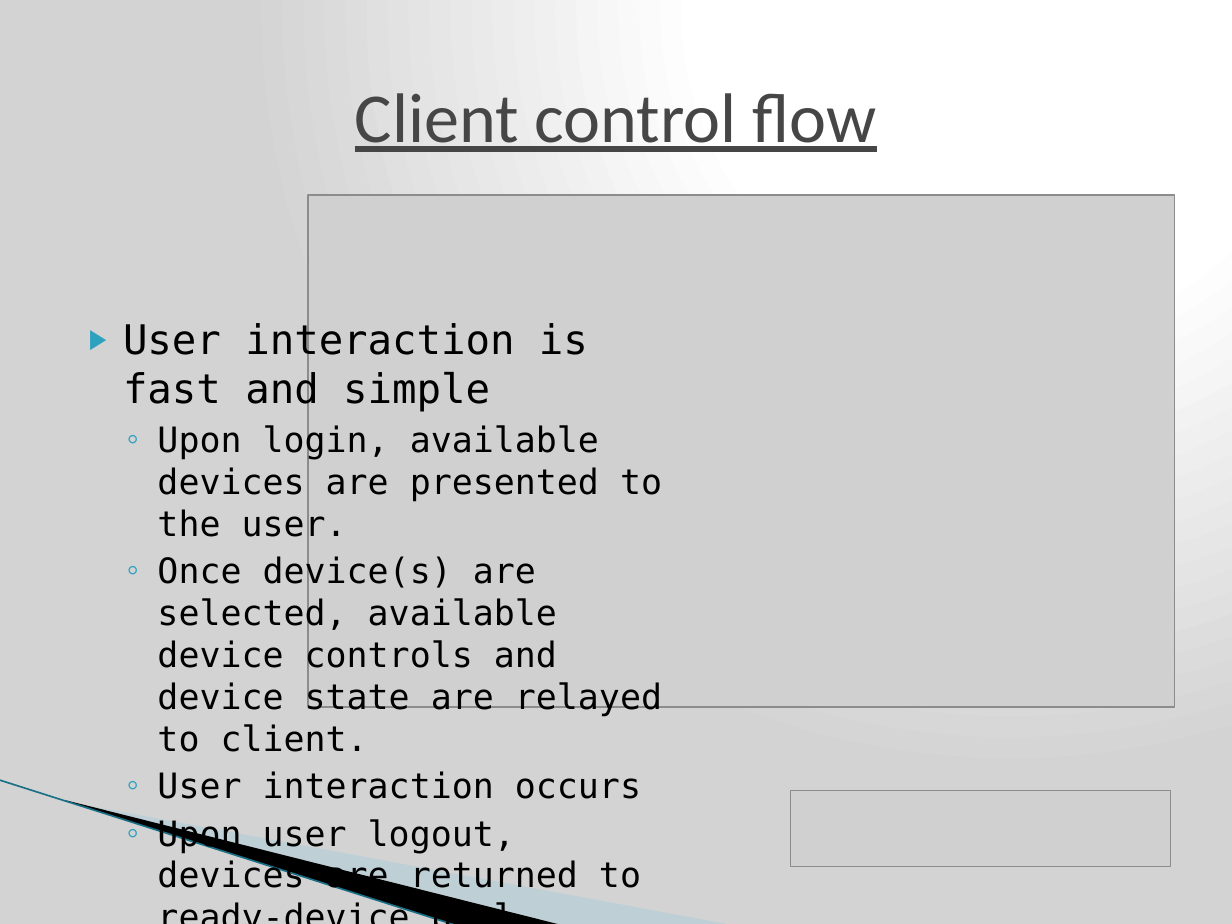
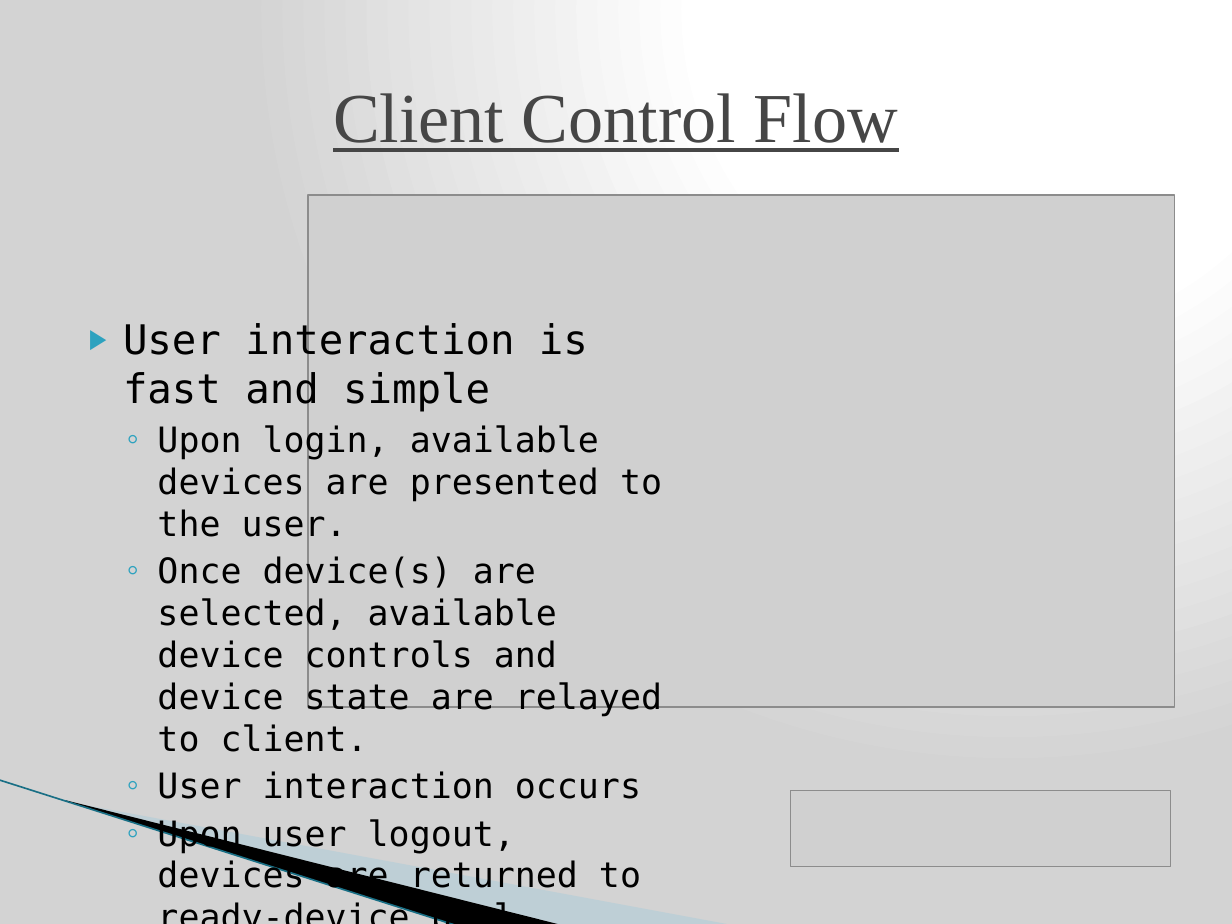
Before and after one commit to nomastmas/raichu, a slide deck: slide 8 of docs/final_presentation_release.pptx. Drawn at 1232x924 pixels with LibreOffice and Linux fonts; fonts in the diff are those of the drawing; grey boxes stand for pictures; background and template pictures are left out. Boxes give left, top, right and bottom in pixels: in the first picture for what was removed or moved away, otherwise in the second. Text is boxed around its words. In the diff, an @@ line names an element or a change of style, - is before the commit and + after.

```diff
--- a/docs/final_presentation_release.pptx
+++ b/docs/final_presentation_release.pptx
@@ title at [333, 93, 898, 152]: text changed; font Calibri to Times New Roman @@
-Client control flow
+Client Control Flow
```
Also in this commit, not shown: 20 other slides changed.
